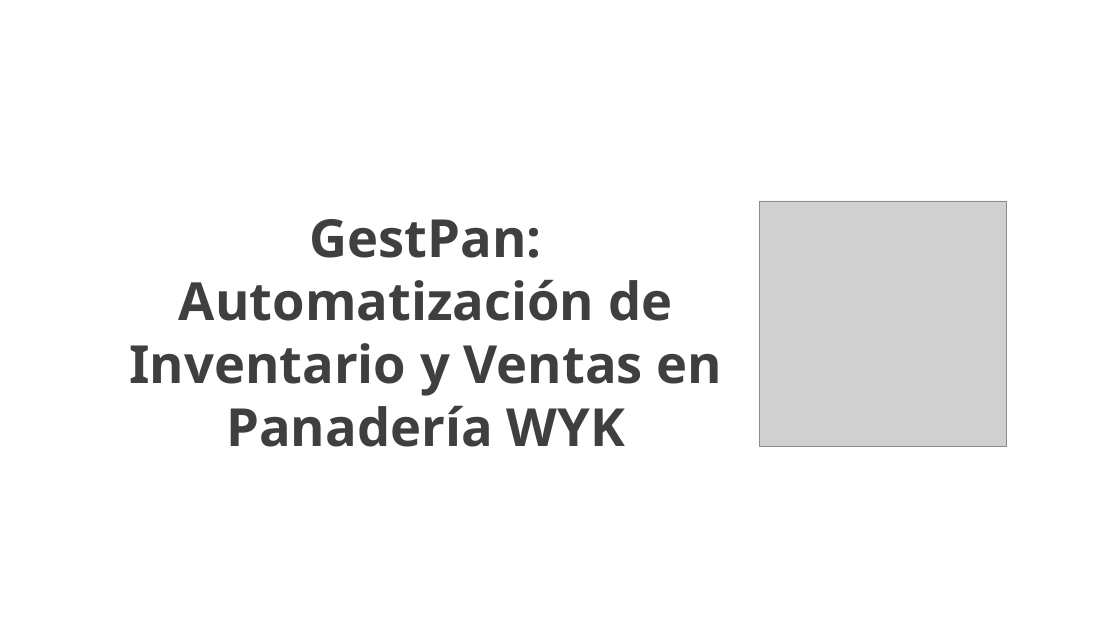
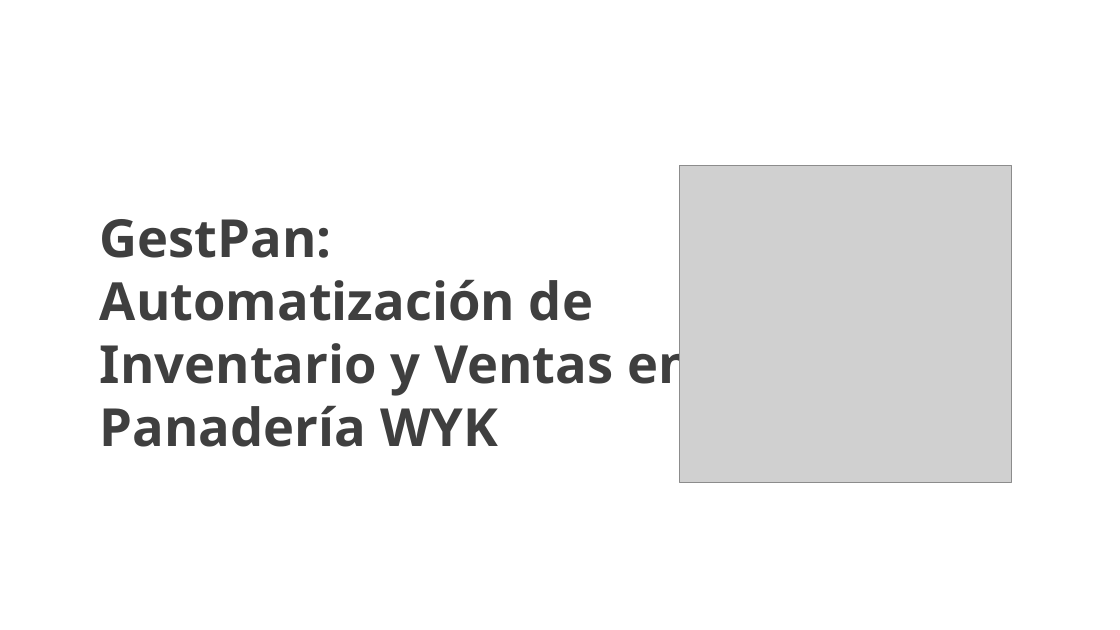
Before and after one commit to Branndon-Suarez/1.REPOSITORIO-WYK-PANADERIA.github.io, a slide deck: slide 1 of 4.Presentación/DIAPOSITIVAS_PROYECTO - GAES 7.pptx. Drawn at 1120x630 pixels with LibreOffice and Linux fonts; fonts in the diff are those of the drawing; grey boxes stand for pictures; background and template pictures are left out. Boxes give left, top, right and bottom in pixels: in the first picture for what was removed or moved away, otherwise in the second. Text is boxed around its words. In the diff, an @@ line names an element or a change of style, - is before the commit and + after.

```diff
--- a/4.Presentación/DIAPOSITIVAS_PROYECTO - GAES 7.pptx
+++ b/4.Presentación/DIAPOSITIVAS_PROYECTO - GAES 7.pptx
@@ picture: place and size @@
-picture at box(760, 201, 1007, 446)
+picture at box(680, 166, 1012, 482)
@@ text "GestPan: Automatización de Inventario y ..." at box(100, 219, 693, 447): alignment centre to left @@
```
Also in this commit, not shown: 1 other file.
